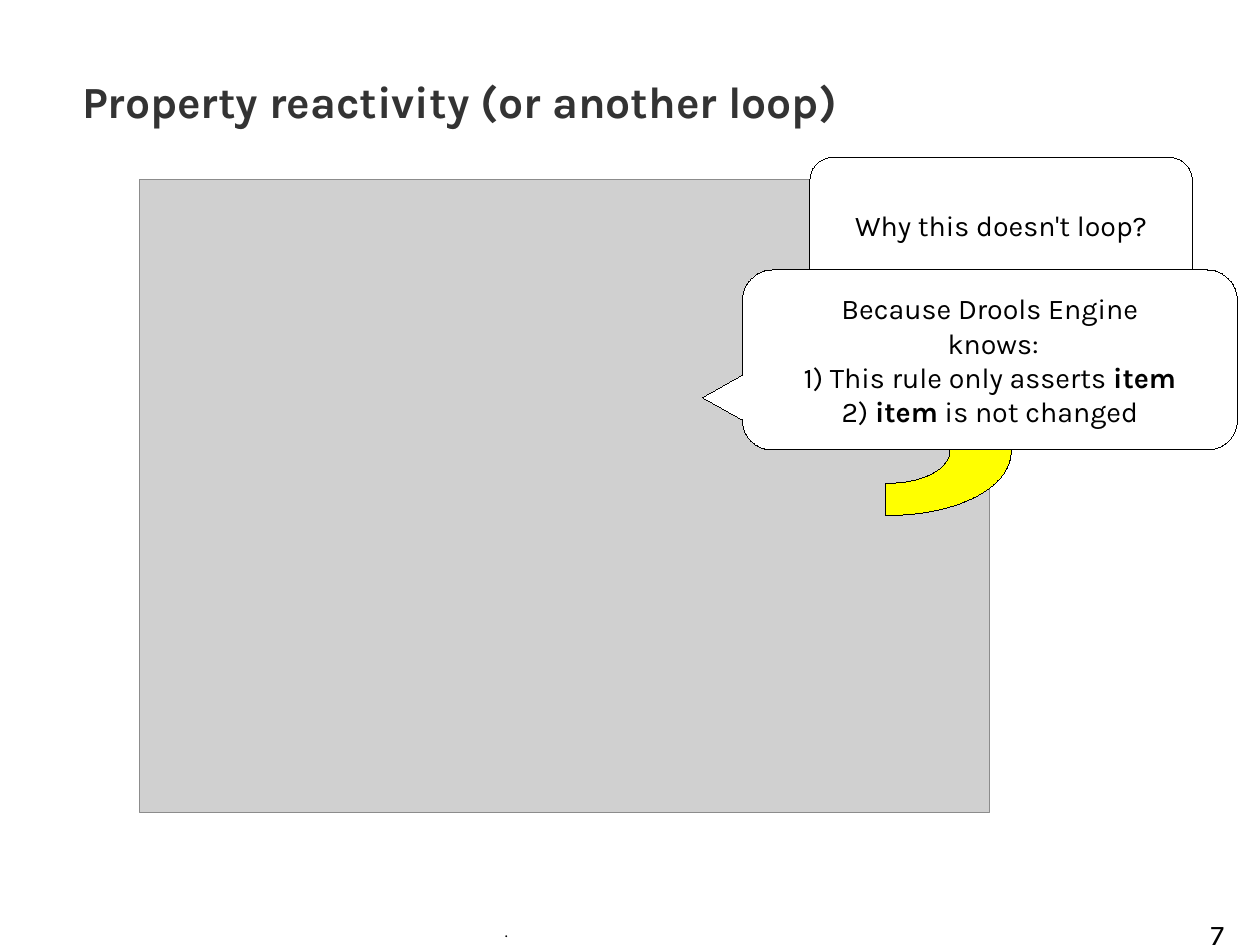
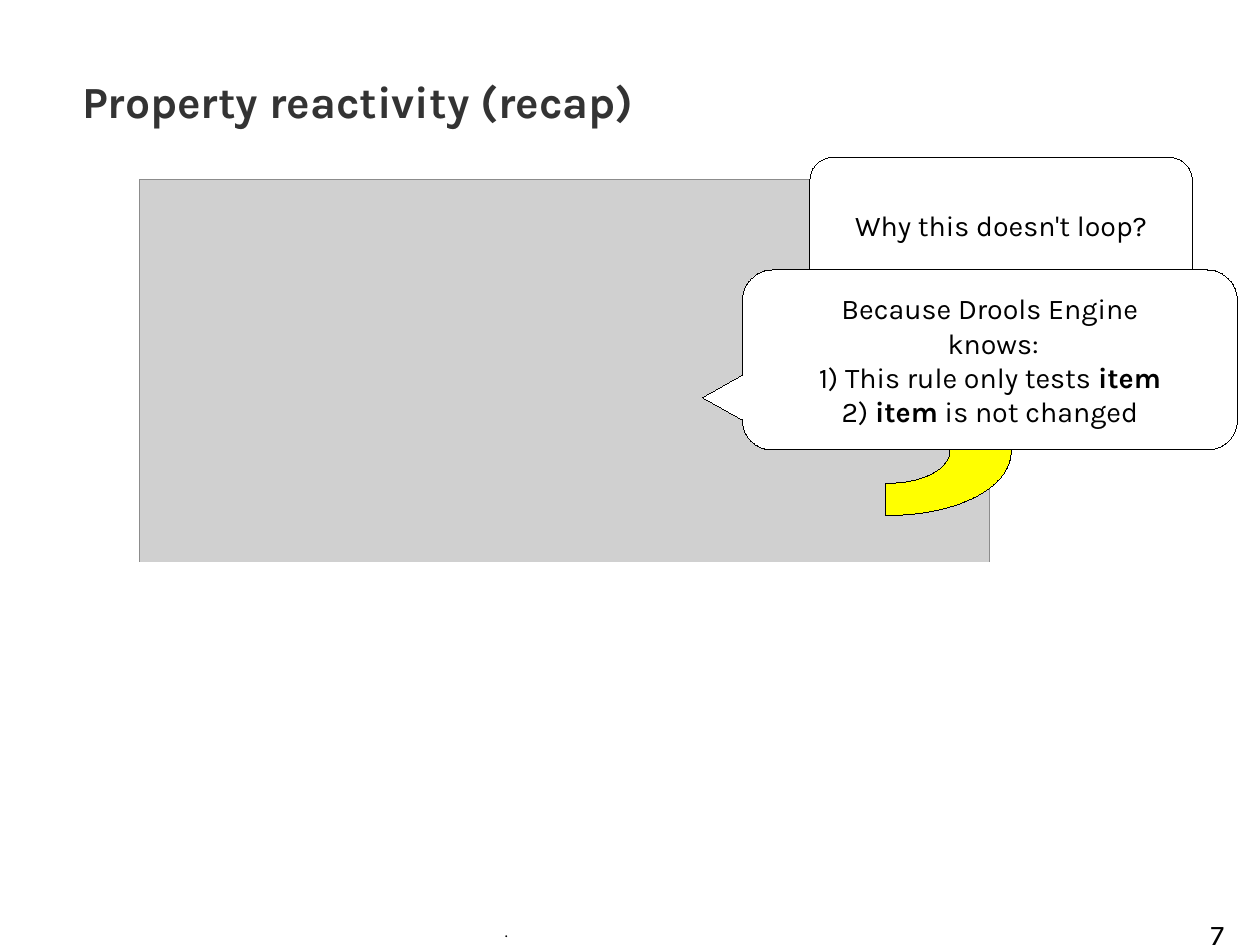
Before and after one commit to tkobayas/kie-live, a slide deck: slide 7 of 2021_Drools_trouble_shooting.odp. Drawn at 1260x945 pixels with LibreOffice and Linux fonts; fonts in the diff are those of the drawing; grey boxes stand for pictures; background and template pictures are left out. Boxes give left, top, right and bottom in pixels: in the first picture for what was removed or moved away, otherwise in the second. Text is boxed around its words. In the diff, an @@ line names an element or a change of style, - is before the commit and + after.

```diff
--- a/2021_Drools_trouble_shooting.odp
+++ b/2021_Drools_trouble_shooting.odp
@@ title at (82, 84, 634, 129): text changed @@
-Property reactivity (or another loop)
+Property reactivity (recap)
@@ text in rounded speech box at (819, 367, 1161, 395): text changed @@
-1) This rule only asserts item
+1) This rule only tests item
@@ rectangle added at (67, 563, 1103, 832), fill #FFFFFF, outline #FFFFFF 0 pt @@
```
Also in this commit, not shown: 9 other slides changed, 3 slides added, 1 slide removed, 31 other files.
